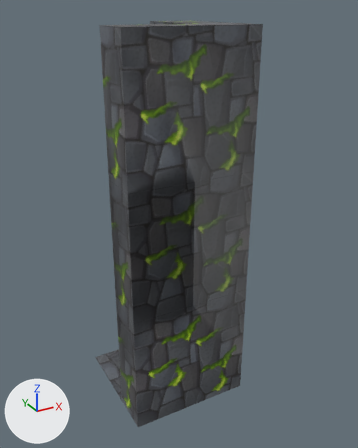
Two versions of the FBX model assets/3D/wall_corner_moss.fbx, one commit apart.
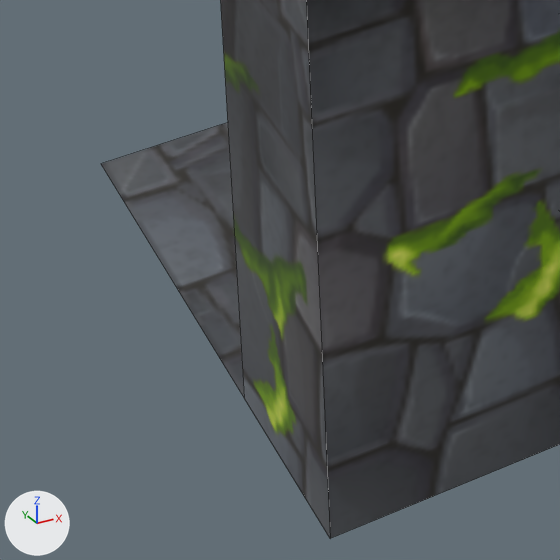
Each version is shown whole from a camera (50 mm lens) standing at (5.89, -6.09, 6.22) and looking at (9.45, 0.37, 2.98), then close up on the part from 21% to 51% of the width and 73% to 96% of the height. Lighting does not change. The marker at lower left points along +X, +Y and +Z. The close-ups show mesh edges as thin lines. Where no turn or scale is listed for an object, it has been applied to the vertices.

The older version as bpy lines, for what is in view:
```python
me_cube_036 = bpy.data.meshes.new('Cube.036')
me_cube_036.from_pydata(...)  # 32 vertices, 28 faces; spans x -1.0..1.0, y -1.0..1.0, z -3.0..3.0
me_cube_036.materials.append(mat_moss_brick)  # picture img_brick_moss_png
me_plane_001 = bpy.data.meshes.new('Plane.001')
me_plane_001.from_pydata(...)  # 4 vertices, 1 face; spans x -1.0..1.0, y -1.0..1.0, z 0.0
me_plane_001.materials.append(mat_moss_brick)  # picture img_brick_moss_png
ob_cube_002 = bpy.data.objects.new('Cube.002', me_cube_036)
ob_cube_002.location = (9.219, 0.502, 3.0)
ob_plane_001 = bpy.data.objects.new('Plane.001', me_plane_001)
ob_plane_001.location = (9.219, 0.502, 0.0)
```
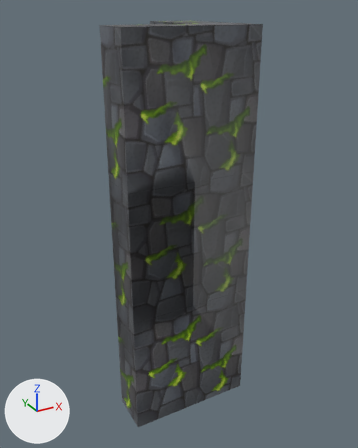
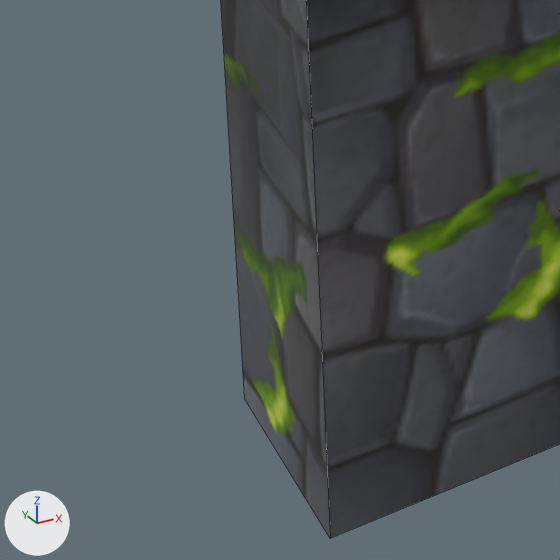
The newer file is also turned or shifted as a whole; pictures and numbers use the older file's frame.

Location of each change, (x1, y1, x2, y2) in pixels of the close-ups (560 x 560 px):
'Plane.001', deleted: before (101, 122, 244, 397)

The change, as a diff of the scene's bpy script:
```diff
--- a/assets/3D/wall_corner_moss.fbx.py
+++ b/assets/3D/wall_corner_moss.fbx.py
@@ ob_plane_001 @@
-ob_plane_001 = bpy.data.objects.new('Plane.001', me_plane_001)
-ob_plane_001.location = (9.219, 0.502, 0.0)
```
